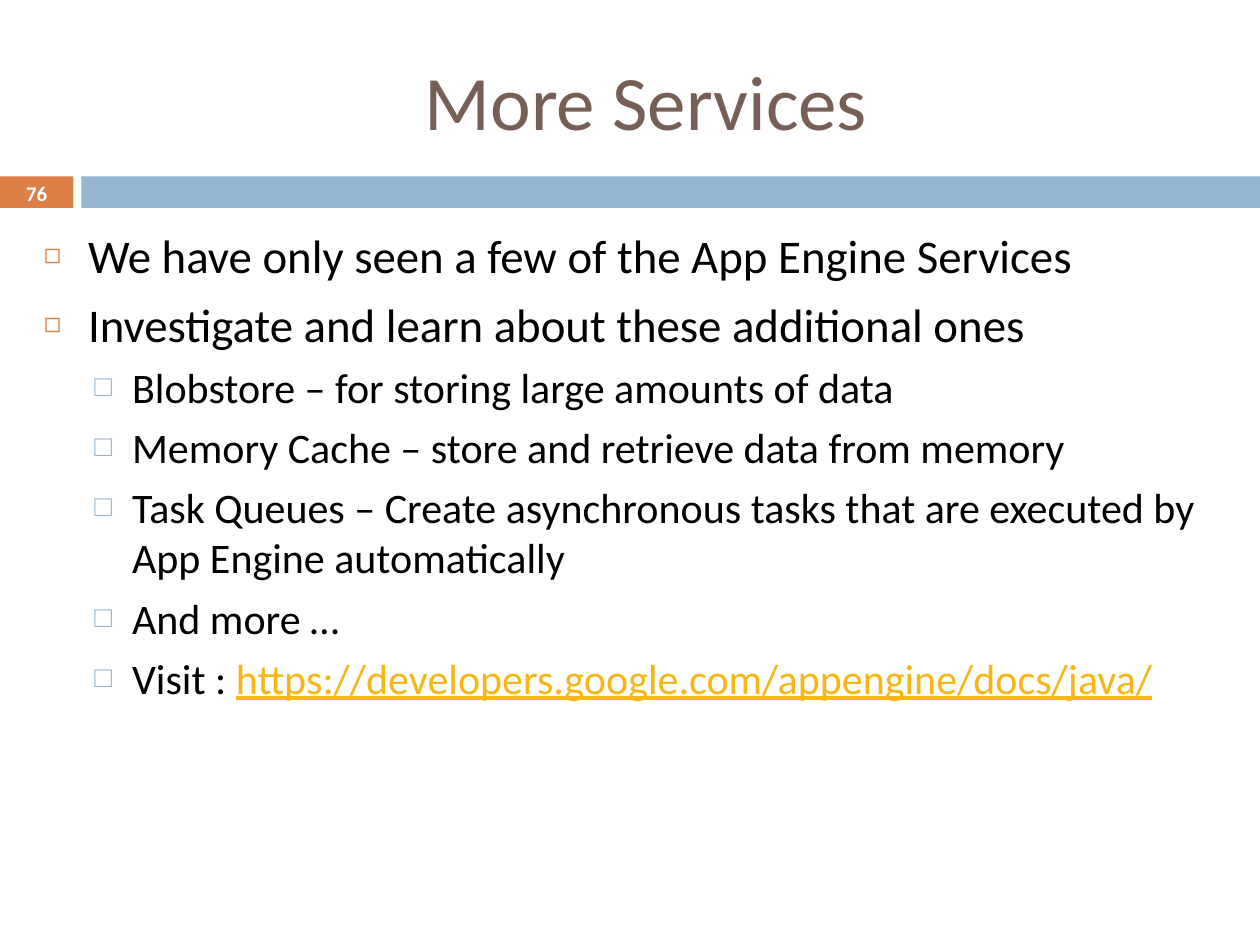
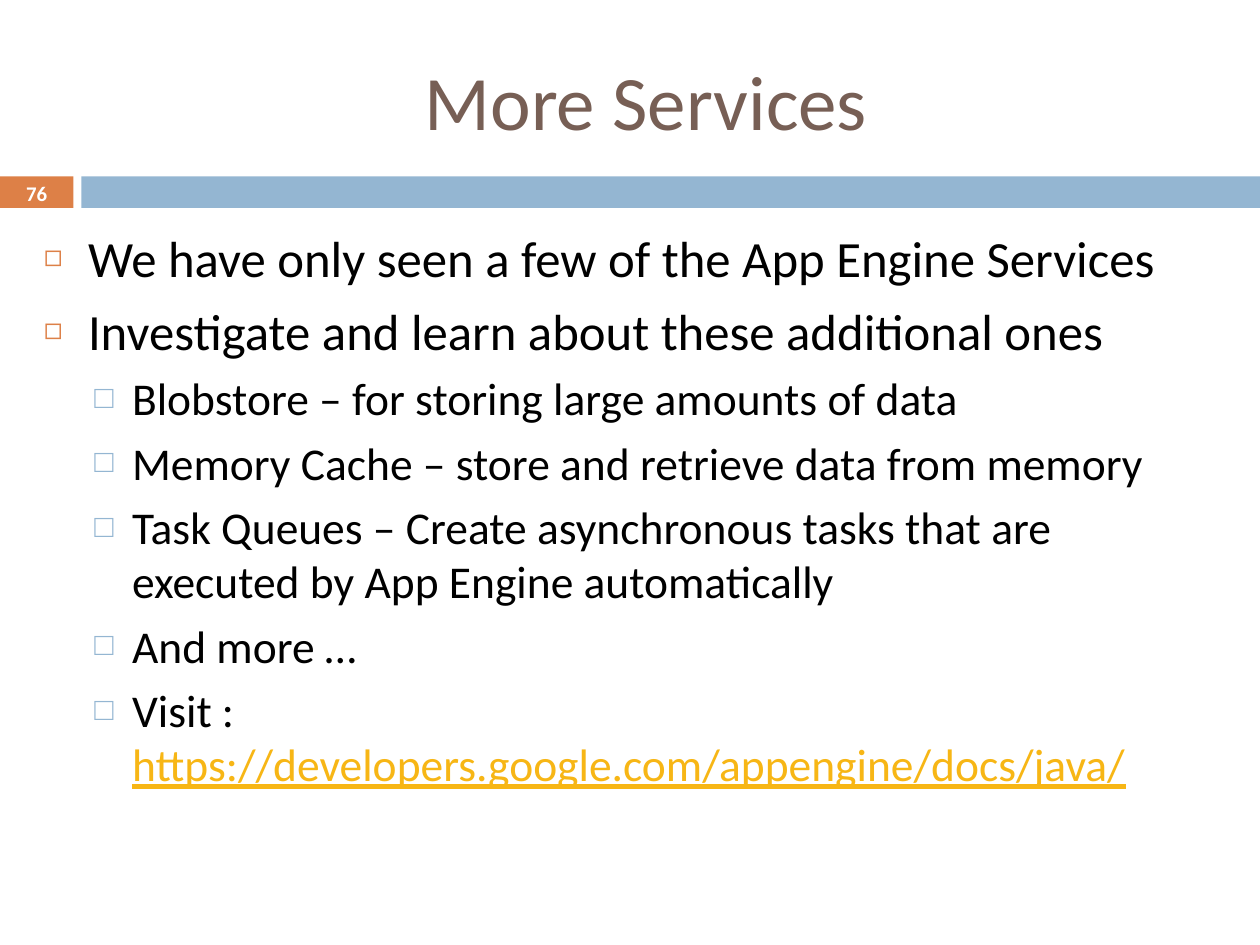
Before and after one commit to rominirani/GDG-Ahmedabad-April-2013-AppEngine-Workshop, a slide deck: slide 76 of Mindstorm-AppEngine-Training.pptx. Drawn at 1260x945 pixels with LibreOffice and Linux fonts; fonts in the diff are those of the drawing; background and template pictures are left out. Boxes give left, top, right and bottom in pixels: in the first picture for what was removed or moved away, otherwise in the second. Text is boxed around its words. In the diff, an @@ line names an element or a change of style, - is before the commit and + after.

```diff
--- a/Mindstorm-AppEngine-Training.pptx
+++ b/Mindstorm-AppEngine-Training.pptx
@@ text "We have only seen a ..." at bbox=[88, 241, 1155, 789]: size 26.8 to 29 pt in "We have only seen a few of ...", "Investigate and learn about these additional ones"; size 24.1 to 26 pt in "Blobstore – for storing large amounts of ...", "Memory Cache – store and retrieve data ...", "Task Queues – Create asynchronous tasks that ...", "And more …" and 1 more places @@
```
Also in this commit, not shown: 8 other slides changed.
